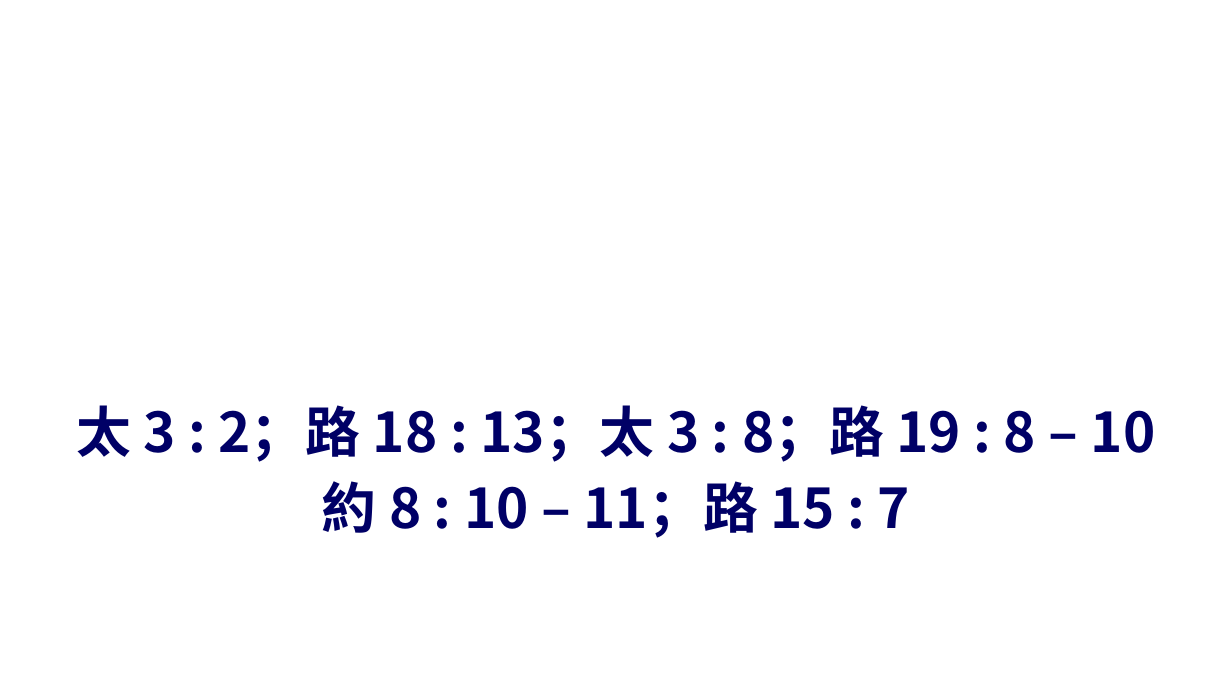
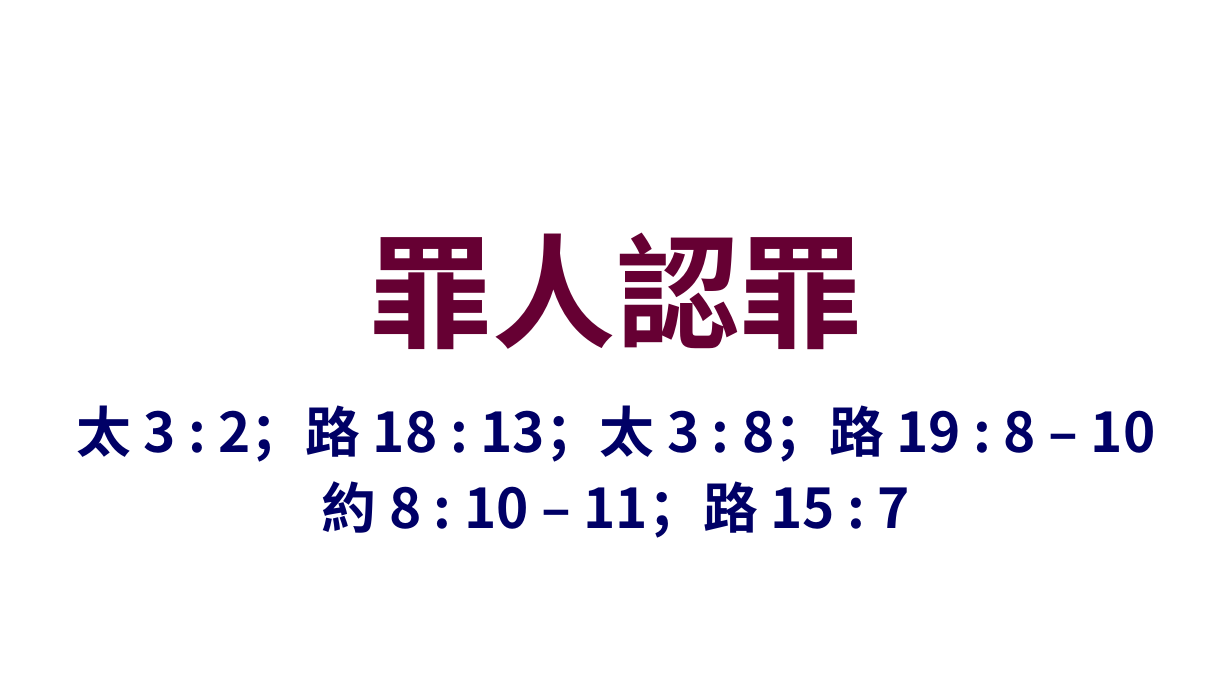
Before and after one commit to batisuoc/worship-resources, a slide deck: slide 1 of 24罪人認罪.pptx. Drawn at 1232x693 pixels with LibreOffice and Linux fonts; fonts in the diff are those of the drawing; background and template pictures are left out. Boxes give left, top, right and bottom in pixels: in the first picture for what was removed or moved away, otherwise in the second. Text is boxed around its words. In the diff, an @@ line names an element or a change of style, - is before the commit and + after.

```diff
--- a/24罪人認罪.pptx
+++ b/24罪人認罪.pptx
@@ title added at [370,232,863,350], 96 pt, text #660033, bold @@
+罪人認罪
```
Also in this commit, not shown: 1 other file.
